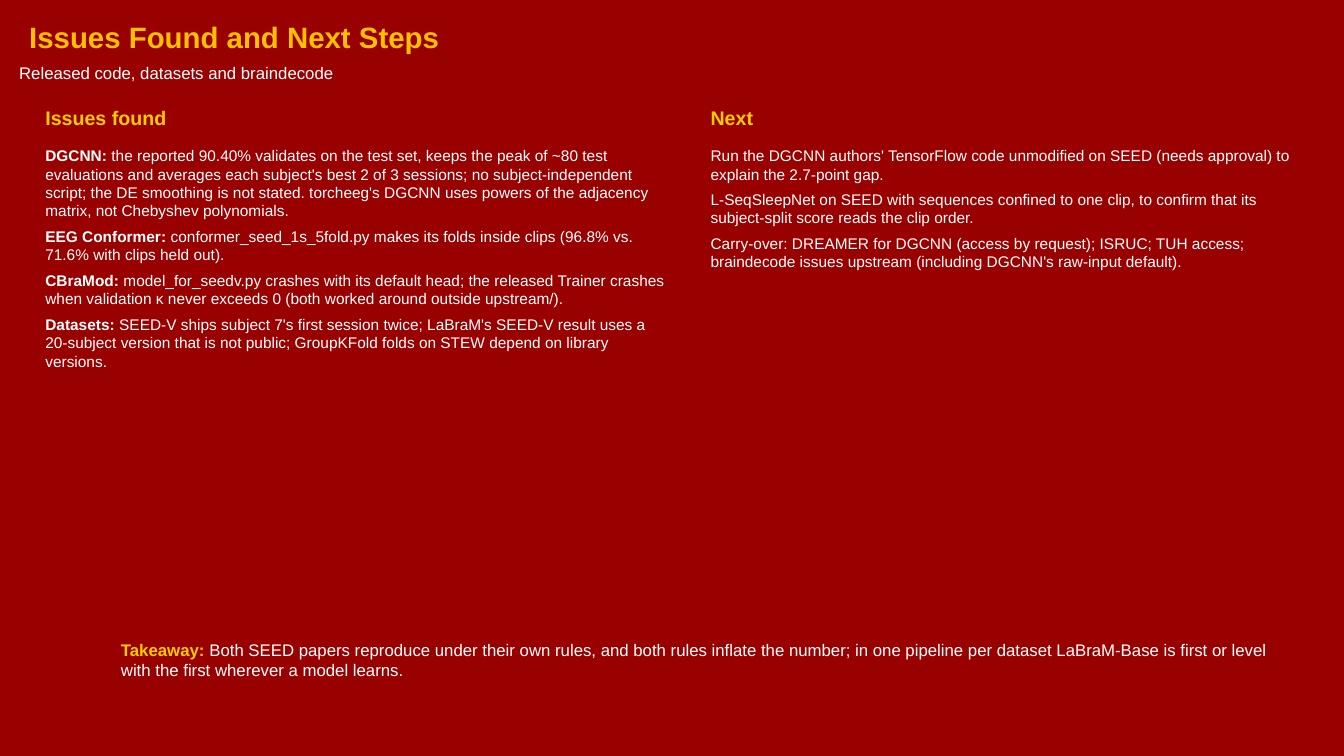
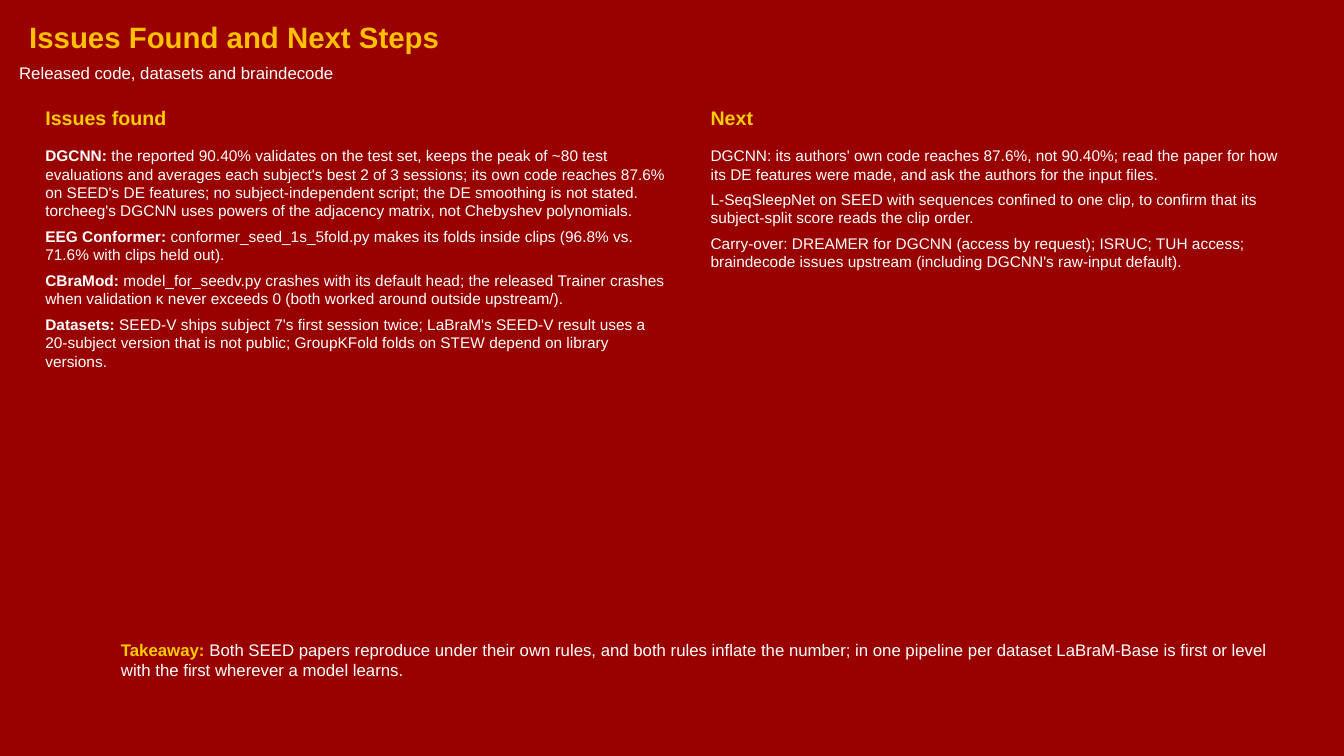
Before and after one commit to woo0kim/eeg-analysis-methods-review, a slide deck: slide 11 of docs/reports/seed-stew/2026-11-08_seed-stew_weekly-slides.pptx. Drawn at 1344x756 pixels with LibreOffice and Linux fonts; fonts in the diff are those of the drawing; background and template pictures are left out. Boxes give left, top, right and bottom in pixels: in the first picture for what was removed or moved away, otherwise in the second. Text is boxed around its words. In the diff, an @@ line names an element or a change of style, - is before the commit and + after.

```diff
--- a/docs/reports/seed-stew/2026-11-08_seed-stew_weekly-slides.pptx
+++ b/docs/reports/seed-stew/2026-11-08_seed-stew_weekly-slides.pptx
@@ text at <box>45,150,665,220</box>: text changed @@
-DGCNN: the reported 90.40% validates on the test set, keeps the peak of ~80 test evaluations and averages each subject's best 2 of 3 sessions; no subject-independent script; the DE smoothing is not stated. torcheeg's DGCNN uses powers of the adjacency matrix, not Chebyshev polynomials.
+DGCNN: the reported 90.40% validates on the test set, keeps the peak of ~80 test evaluations and averages each subject's best 2 of 3 sessions; its own code reaches 87.6% on SEED's DE features; no subject-independent script; the DE smoothing is not stated. torcheeg's DGCNN uses powers of the adjacency matrix, not Chebyshev polynomials.
@@ text at <box>711,150,1277,183</box>: text changed @@
-Run the DGCNN authors' TensorFlow code unmodified on SEED (needs approval) to explain the 2.7-point gap.
+DGCNN: its authors' own code reaches 87.6%, not 90.40%; read the paper for how its DE features were made, and ask the authors for the input files.
```
Also in this commit, not shown: 1 other slide changed, 32 other files.
